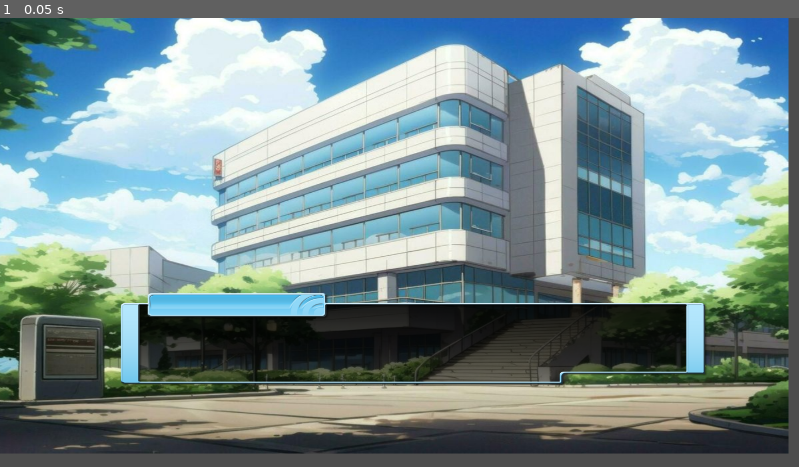
Above: before the commit, frame 1.
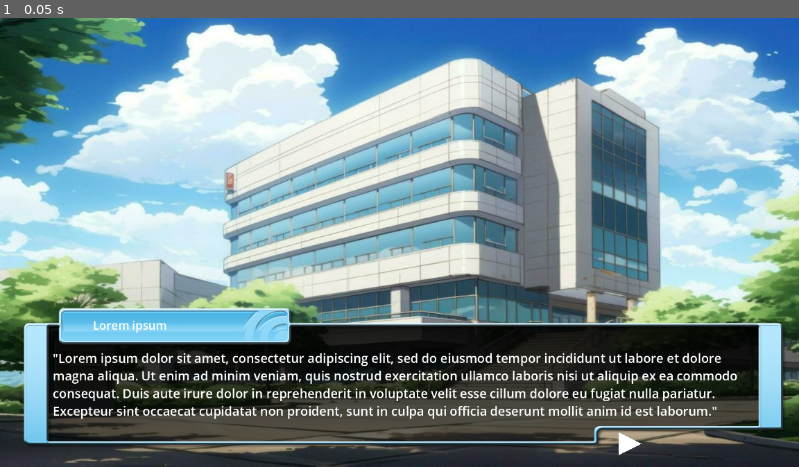
Above: after the commit, the same moment.

Repository: algc3/ProyectoTFG
Game: Godot game, scene res://escenas/escena_1.tscn
Same seed, same stepped clock (60 frames per second), same inputs: the game is played once before the commit and once after it.
Inputs:
- Up to frame 1 (0.05 s): no input

The runs differ from the first frame. In frame 1, 66% of the frame differs, in the area x 0-100%, y 0-100%.

Commit message:
Ui and Containers Fixed
He arreglado los errores de responsiveness en el Ui

Diff:
--- /dev/null
+++ b/escenas/Ui/dialog_ui.tscn
@@ -0,0 +1,103 @@
+[gd_scene format=3 uid="uid://dqksadmu4y2n8"]
+
+[ext_resource type="Texture2D" uid="uid://b6hwuh3m8qqea" path="res://assets/pngwing.com.png" id="1_0vhrr"]
+
+[sub_resource type="StyleBoxEmpty" id="StyleBoxEmpty_tiq6o"]
+
+[node name="DialogUi" type="Control" unique_id=289243098]
+layout_mode = 3
+anchors_preset = 15
+anchor_right = 1.0
+anchor_bottom = 1.0
+grow_horizontal = 2
+grow_vertical = 2
+
+[node name="Control" type="Control" parent="." unique_id=1582334118]
+layout_mode = 1
+anchors_preset = 7
+anchor_left = 0.5
+anchor_top = 1.0
+anchor_right = 0.5
+anchor_bottom = 1.0
+offset_left = -20.0
+offset_top = -40.0
+offset_right = 20.0
+grow_horizontal = 2
+grow_vertical = 0
+
+[node name="Sprite2D" type="Sprite2D" parent="Control" unique_id=2127495279]
+visible = false
+position = Vector2(4, -64)
+scale = Vector2(0.57736504, 0.55440176)
+texture = ExtResource("1_0vhrr")
+
+[node name="Player_name" type="RichTextLabel" parent="Control/Sprite2D" unique_id=422491475]
+offset_left = -655.97253
+offset_top = -146.83595
+offset_right = -319.29184
+offset_bottom = -106.83595
+metadata/_edit_use_anchors_ = true
+
+[node name="Text_box" type="RichTextLabel" parent="Control/Sprite2D" unique_id=1483928533]
+offset_left = -693.8627
+offset_top = -80.09235
+offset_right = 698.32825
+offset_bottom = 109.45953
+metadata/_edit_use_anchors_ = true
+
+[node name="CanvasLayer" type="CanvasLayer" parent="Control" unique_id=1451207591]
+
+[node name="PanelContainer" type="PanelContainer" parent="Control/CanvasLayer" unique_id=292460292]
+anchors_preset = 7
+anchor_left = 0.5
+anchor_top = 1.0
+anchor_right = 0.5
+anchor_bottom = 1.0
+offset_left = -576.0
+offset_top = -236.0
+offset_right = 576.0
+grow_horizontal = 2
+grow_vertical = 0
+theme_override_styles/panel = SubResource("StyleBoxEmpty_tiq6o")
+
+[node name="TextureRect" type="TextureRect" parent="Control/CanvasLayer/PanelContainer" unique_id=1825396889]
+layout_mode = 2
+texture = ExtResource("1_0vhrr")
+expand_mode = 3
+
+[node name="Player_name" type="RichTextLabel" parent="Control/CanvasLayer/PanelContainer/TextureRect" unique_id=1228056651]
+layout_mode = 1
+offset_right = 336.6807
+offset_bottom = 40.0
+scale = Vector2(0.6, 0.6)
+pivot_offset_ratio = Vector2(0.995, 1.23)
+theme_override_font_sizes/normal_font_size = 28
+text = "Lorem ipsum"
+metadata/_edit_use_anchors_ = true
+
+[node name="Text_box" type="RichTextLabel" parent="Control/CanvasLayer/PanelContainer/TextureRect" unique_id=250420678]
+layout_mode = 1
+anchors_preset = 7
+anchor_left = 0.5
+anchor_top = 1.0
+anchor_right = 0.5
+anchor_bottom = 1.0
+offset_left = -461.5
+offset_top = -192.0
+offset_right = 1317.951
+offset_bottom = 23.002014
+grow_horizontal = 2
+grow_vertical = 0
+scale = Vector2(0.565, 0.565)
+pivot_offset_ratio = Vector2(-0.05, 0.235)
+theme_override_font_sizes/normal_font_size = 32
+text = "\"Lorem ipsum dolor sit amet, consectetur adipiscing elit, sed do eiusmod tempor incididunt ut labore et dolore magna aliqua. Ut enim ad minim veniam, quis nostrud exercitation ullamco laboris nisi ut aliquip ex ea commodo consequat. Duis aute irure dolor in reprehenderit in voluptate velit esse cillum dolore eu fugiat nulla pariatur. Excepteur sint occaecat cupidatat non proident, sunt in culpa qui officia deserunt mollit anim id est laborum.\""
+metadata/_edit_use_anchors_ = true
+
+[node name="Control" type="Control" parent="Control/CanvasLayer/PanelContainer" unique_id=701295878]
+layout_mode = 2
+
+[node name="Polygon2D" type="Polygon2D" parent="Control/CanvasLayer/PanelContainer" unique_id=901292503]
+position = Vector2(892, 186)
+scale = Vector2(0.66, 0.66)
+polygon = PackedVector2Array(0, 0, 50, 25, 26.052612, 36.973724, 0, 50)
--- /dev/null
+++ b/escenas/Ui/old/text_box.tscn
@@ -0,0 +1,23 @@
+[gd_scene format=3 uid="uid://c56g7o6qp2t10"]
+
+[ext_resource type="Texture2D" uid="uid://b6hwuh3m8qqea" path="res://assets/pngwing.com.png" id="1_k7ve7"]
+
+[node name="TextBox" type="Node2D" unique_id=1436936838]
+
+[node name="Sprite2D" type="Sprite2D" parent="." unique_id=1054788345]
+scale = Vector2(0.57736504, 0.55440176)
+texture = ExtResource("1_k7ve7")
+
+[node name="Player_name" type="RichTextLabel" parent="Sprite2D" unique_id=1372143535]
+offset_left = -655.97253
+offset_top = -146.83595
+offset_right = -319.29184
+offset_bottom = -106.83595
+metadata/_edit_use_anchors_ = true
+
+[node name="Text_box" type="RichTextLabel" parent="Sprite2D" unique_id=508348042]
+offset_left = -693.8627
+offset_top = -80.09235
+offset_right = 698.32825
+offset_bottom = 109.45953
+metadata/_edit_use_anchors_ = true
--- a/escenas/escena_1.tscn
+++ b/escenas/escena_1.tscn
@@ -1,30 +1,23 @@
 [gd_scene format=3 uid="uid://cy4no2jl4gbqs"]
 
 [ext_resource type="Texture2D" uid="uid://b63e636fvgv7l" path="res://assets/wmremove-transformed.jpeg" id="1_4j4id"]
-[ext_resource type="Texture2D" uid="uid://b6hwuh3m8qqea" path="res://assets/pngwing.com.png" id="2_u2yvm"]
+[ext_resource type="PackedScene" uid="uid://dqksadmu4y2n8" path="res://escenas/Ui/dialog_ui.tscn" id="2_u2yvm"]
 
 [node name="Escena_1" type="Node2D" unique_id=1630233977]
 
-[node name="Camera2D" type="Camera2D" parent="." unique_id=2112173981]
+[node name="CanvasLayer" type="CanvasLayer" parent="." unique_id=2029559192]
+layer = -1
 
-[node name="Sprite2D" type="Sprite2D" parent="." unique_id=903325257]
-position = Vector2(-25, -33)
-scale = Vector2(1.5998958, 1.35125)
+[node name="TextureRect" type="TextureRect" parent="CanvasLayer" unique_id=973402156]
+anchors_preset = 15
+anchor_right = 1.0
+anchor_bottom = 1.0
+offset_right = 8.0
+grow_horizontal = 2
+grow_vertical = 2
 texture = ExtResource("1_4j4id")
+expand_mode = 1
 
-[node name="Sprite2D" type="Sprite2D" parent="Sprite2D" unique_id=4290992]
-position = Vector2(31.212965, 205.73541)
-scale = Vector2(0.57736504, 0.55440176)
-texture = ExtResource("2_u2yvm")
+[node name="CanvasLayer2" type="CanvasLayer" parent="." unique_id=2126731527]
 
-[node name="Player_name" type="RichTextLabel" parent="Sprite2D/Sprite2D" unique_id=1267947044]
-offset_left = -655.97253
-offset_top = -146.83595
-offset_right = -319.29184
-offset_bottom = -106.83595
-
-[node name="Text_box" type="RichTextLabel" parent="Sprite2D/Sprite2D" unique_id=896925255]
-offset_left = -693.8627
-offset_top = -80.09235
-offset_right = 698.32825
-offset_bottom = 109.45953
+[node name="DialogUi" parent="CanvasLayer2" unique_id=289243098 instance=ExtResource("2_u2yvm")]
--- a/project.godot
+++ b/project.godot
@@ -15,11 +15,6 @@
 config/features=PackedStringArray("4.6", "GL Compatibility")
 config/icon="res://icon.svg"
 
-[display]
-
-window/size/viewport_width=1920
-window/size/viewport_height=1080
-
 [physics]
 
 3d/physics_engine="Jolt Physics"
Not shown, added: assets/chuleta 3.5 ALGA.pdf
